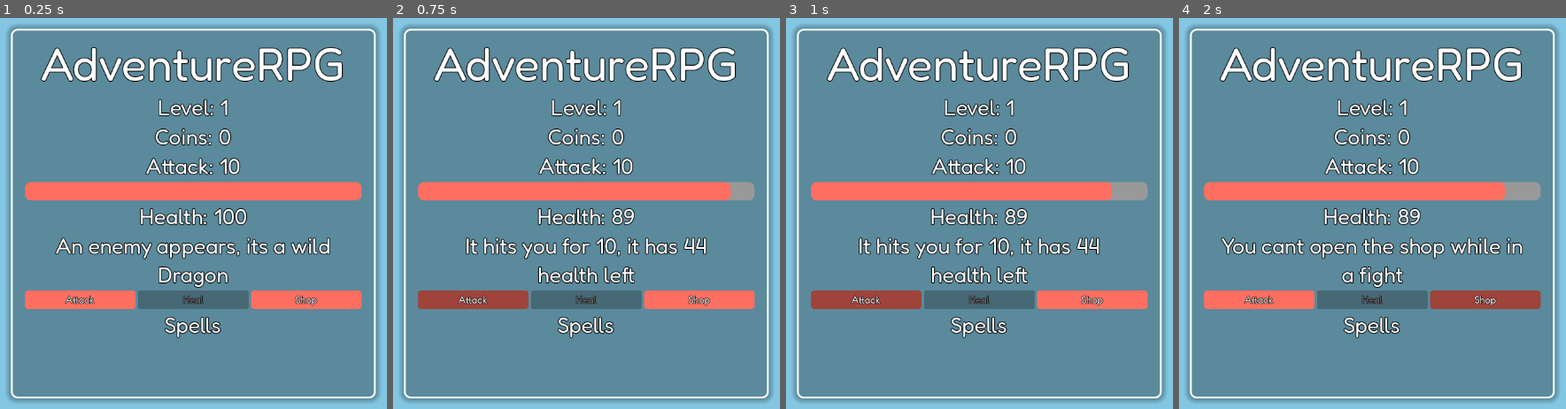
Above: before the commit, frames 1-4 (left to right).
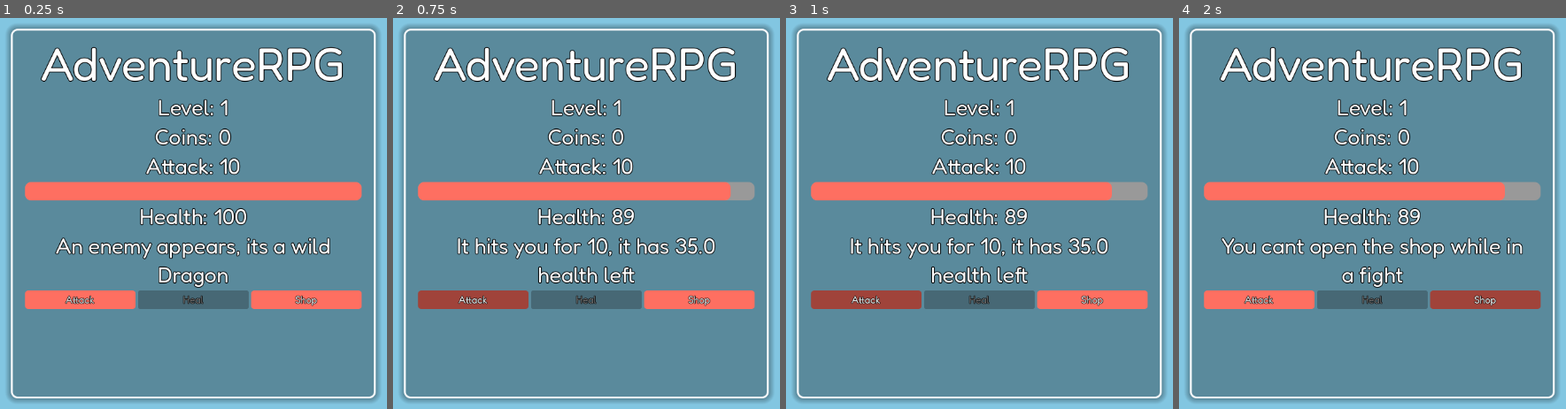
Above: after the commit, the same moments.

Repository: Overlord1304/AdventureRPG
Game: Godot game, scene res://scenes/main.tscn
Two runs of this game, one before a commit and one after it. Both use one fixed random seed, a clock stepped at 60 frames per second and the inputs below.
Inputs:
- Up to frame 1 (0.25 s): no input
- Up to frame 2 (0.75 s): click "Attack" at 0.5 s
- Up to frame 3 (1 s): no input
- Up to frame 4 (2 s): click "Shop" at 1.25 s

The runs differ from the first frame. In frame 1, 0.4% of the frame differs, in the area x 42-58%, y 76-82%; in frame 2, 2.4%, in the area x 16-84%, y 56-82%; in frame 3, 2.4%; in frame 4, 0.4%.

Commit message:
added spells that u can buy in shop

Diff:
--- a/scenes/main.tscn
+++ b/scenes/main.tscn
@@ -1,6 +1,7 @@
-[gd_scene load_steps=14 format=3 uid="uid://bk0ytbb6gwecd"]
+[gd_scene load_steps=15 format=3 uid="uid://bk0ytbb6gwecd"]
 
 [ext_resource type="Script" uid="uid://c6h22hipvelmk" path="res://scripts/main.gd" id="1_0wfyh"]
+[ext_resource type="ButtonGroup" uid="uid://bpgo7fam45yg7" path="res://scenes/spell_group.tres" id="2_jyhfs"]
 [ext_resource type="FontFile" uid="uid://b1ecuue8wn2td" path="res://fonts/Fredoka-Regular.ttf" id="2_sugp2"]
 
 [sub_resource type="StyleBoxFlat" id="StyleBoxFlat_jyhfs"]
@@ -72,6 +73,7 @@
 grow_horizontal = 2
 grow_vertical = 2
 script = ExtResource("1_0wfyh")
+spell_group = ExtResource("2_jyhfs")
 
 [node name="ui" type="VBoxContainer" parent="."]
 layout_mode = 1
@@ -209,25 +211,57 @@
 size_flags_vertical = 3
 theme_override_styles/panel = SubResource("StyleBoxFlat_choun")
 
+[node name="title" type="Label" parent="ui/spellselect"]
+custom_minimum_size = Vector2(500, 0)
+layout_mode = 0
+offset_left = 24.0
+offset_right = 524.0
+offset_bottom = 44.0
+size_flags_horizontal = 4
+theme_override_constants/outline_size = 5
+theme_override_fonts/font = ExtResource("2_sugp2")
+theme_override_font_sizes/font_size = 35
+text = "Spells"
+horizontal_alignment = 1
+vertical_alignment = 1
+autowrap_mode = 2
+
 [node name="container" type="VBoxContainer" parent="ui/spellselect"]
 layout_mode = 1
 anchors_preset = 15
 anchor_right = 1.0
 anchor_bottom = 1.0
-grow_horizontal = 2
-grow_vertical = 2
-
-[node name="message" type="Label" parent="ui/spellselect/container"]
-custom_minimum_size = Vector2(500, 0)
-layout_mode = 2
-size_flags_horizontal = 4
-theme_override_constants/outline_size = 5
-theme_override_fonts/font = ExtResource("2_sugp2")
-theme_override_font_sizes/font_size = 35
-text = "Spells"
-horizontal_alignment = 1
-vertical_alignment = 1
-autowrap_mode = 2
+offset_top = 48.0
+grow_horizontal = 2
+grow_vertical = 2
+
+[node name="fireball" type="Button" parent="ui/spellselect/container"]
+custom_minimum_size = Vector2(100, 40)
+layout_mode = 2
+size_flags_horizontal = 2
+theme_override_constants/outline_size = 3
+theme_override_fonts/font = ExtResource("2_sugp2")
+theme_override_styles/normal = SubResource("StyleBoxFlat_tbgi4")
+theme_override_styles/pressed = SubResource("StyleBoxFlat_tipki")
+theme_override_styles/hover = SubResource("StyleBoxFlat_85g3d")
+theme_override_styles/focus = SubResource("StyleBoxEmpty_0wfyh")
+toggle_mode = true
+button_group = ExtResource("2_jyhfs")
+text = "Fireball"
+
+[node name="iceblast" type="Button" parent="ui/spellselect/container"]
+custom_minimum_size = Vector2(100, 40)
+layout_mode = 2
+size_flags_horizontal = 2
+theme_override_constants/outline_size = 3
+theme_override_fonts/font = ExtResource("2_sugp2")
+theme_override_styles/normal = SubResource("StyleBoxFlat_tbgi4")
+theme_override_styles/pressed = SubResource("StyleBoxFlat_tipki")
+theme_override_styles/hover = SubResource("StyleBoxFlat_85g3d")
+theme_override_styles/focus = SubResource("StyleBoxEmpty_0wfyh")
+toggle_mode = true
+button_group = ExtResource("2_jyhfs")
+text = "Ice Blast"
 
 [node name="Background" type="Panel" parent="."]
 z_index = -2
@@ -260,3 +294,5 @@
 [connection signal="pressed" from="ui/HBoxContainer/attack" to="." method="_on_attack_pressed"]
 [connection signal="pressed" from="ui/HBoxContainer/heal" to="." method="_on_heal_pressed"]
 [connection signal="pressed" from="ui/HBoxContainer/shop" to="." method="_on_shop_pressed"]
+[connection signal="pressed" from="ui/HBoxContainer/castspell" to="." method="_on_castspell_pressed"]
+[connection signal="pressed" from="ui/spellselect/container/fireball" to="." method="_on_fireball_pressed"]
--- a/scenes/shop.tscn
+++ b/scenes/shop.tscn
@@ -121,7 +121,20 @@
 theme_override_styles/hover = SubResource("StyleBoxFlat_032fp")
 theme_override_styles/focus = SubResource("StyleBoxEmpty_2fc2m")
 text = "Strength Increase(+2 Attack
-Strength (15 Coins)"
+Strength) (15 Coins)"
+
+[node name="upg2" type="Button" parent="ui"]
+layout_mode = 2
+size_flags_horizontal = 3
+theme_override_constants/outline_size = 3
+theme_override_fonts/font = ExtResource("2_1l46r")
+theme_override_font_sizes/font_size = 32
+theme_override_styles/normal = SubResource("StyleBoxFlat_xfvoa")
+theme_override_styles/pressed = SubResource("StyleBoxFlat_1l46r")
+theme_override_styles/hover = SubResource("StyleBoxFlat_032fp")
+theme_override_styles/focus = SubResource("StyleBoxEmpty_2fc2m")
+text = "Fireball Spell(Spell)
+(30 Coins)"
 
 [node name="Background" type="Panel" parent="."]
 z_index = -2
@@ -153,3 +166,4 @@
 
 [connection signal="pressed" from="close" to="." method="_on_close_pressed"]
 [connection signal="pressed" from="ui/upg1" to="." method="_on_upg_1_pressed"]
+[connection signal="pressed" from="ui/upg2" to="." method="_on_upg_2_pressed"]
--- /dev/null
+++ b/scenes/spell_group.tres
@@ -0,0 +1,4 @@
+[gd_resource type="ButtonGroup" format=3 uid="uid://bpgo7fam45yg7"]
+
+[resource]
+resource_name = "spell_group"
--- a/scripts/global.gd
+++ b/scripts/global.gd
@@ -13,7 +13,10 @@
 var enemy_defeated = false
 var inventory = []
 var saves = "user://saves.save"
-var sbol = true
+var sbol = true #startbattleonload
+var spell_selected = ""
+var sutf = false #spellusedthisfight
+
 func save_game():
 	var data = {
 		"health": health,
--- a/scripts/main.gd
+++ b/scripts/main.gd
@@ -2,9 +2,11 @@
 
 @onready var message_label = $ui/message
 @onready var health_bar = $ui/HealthBar
+@export var spell_group: ButtonGroup
 var health_tween
 var displayed_health = 0
 func _ready():
+	$ui/message.hide()
 	Global.load_game()
 	randomize()
 	displayed_health = Global.health
@@ -16,7 +18,11 @@
 func start_new_battle():
 	Global.enemy_defeated = false
 	Global.phase = Global.game_phase.FIGHTING
+	Global.sutf = false
 	Global.current_enemy = create_boss() if is_boss_level() else create_random_enemy()
+	$ui/message.show()
+	for b in spell_group.get_buttons():
+		b.button_pressed = false
 	message_label.text = "An enemy appears, its a wild %s" % Global.current_enemy.name
 func is_boss_level():
 	return randf() < 0.2
@@ -31,7 +37,7 @@
 func create_boss():
 	return {
 		"name": "Dragon",
-		"health": 30 + Global.level * 12*2,
+		"health": 30 + Global.level * 12*1.25,
 		"attack": 6 + Global.level * 3*1.5,
 		"is_boss": true,
 	}
@@ -93,13 +99,15 @@
 	health_bar.max_value = Global.max_health
 	animate_hb(Global.health)
 	$ui/HBoxContainer/castspell.visible = has_spell()
+	$ui/spellselect.visible = has_spell()
+	print(has_spell())
 	$ui/HBoxContainer/heal.disabled = (
 		Global.phase == Global.game_phase.FIGHTING
 		and not Global.enemy_defeated
 	)
 func has_spell():
 	for item in Global.inventory:
-		if item.contains("Spell"):
+		if item.contains("spell"):
 			return true
 	return false
 func game_over():
@@ -142,3 +150,35 @@
 		return
 	Global.sbol = false
 	get_tree().change_scene_to_file("res://scenes/shop.tscn")
+func select_spell(spell_name):
+	Global.spell_selected = spell_name
+	message_label.text = "Selected spell: %s" % spell_name
+
+
+func _on_fireball_pressed() -> void:
+	select_spell("fireball_spell")
+func cast_spell():
+	if Global.sutf or Global.spell_selected == "":
+		message_label.text = "No spell selected or already used once in this fight!"
+		return
+	var dmg = 0
+	match Global.spell_selected:
+		"fireball_spell":
+			dmg = 40
+		"iceblast_spell":
+			dmg = 75
+	Global.current_enemy.health -= dmg
+	message_label.text = "You can %s for %d damage" %[Global.spell_selected,dmg]
+	Global.sutf = true
+	for b in spell_group.get_buttons():
+		b.button_pressed = false
+	Global.spell_selected = ""
+
+	if Global.current_enemy.health <= 0:
+		win_battle()
+	else:
+		enemy_attack()
+	update_ui()
+
+func _on_castspell_pressed() -> void:
+	cast_spell()
--- a/scripts/shop.gd
+++ b/scripts/shop.gd
@@ -19,3 +19,15 @@
 
 func _on_close_pressed() -> void:
 		get_tree().change_scene_to_file("res://scenes/main.tscn")
+
+
+func _on_upg_2_pressed() -> void:
+	var cost = 30
+	if Global.currency < cost:
+		message_label.text = "Not enough coins!"
+		return
+	Global.currency -= cost
+	if "fireball_spell" not in Global.inventory:
+		Global.inventory.append("fireball_spell")
+	Global.save_game()
+	message_label.text = "You gained a new spell"
